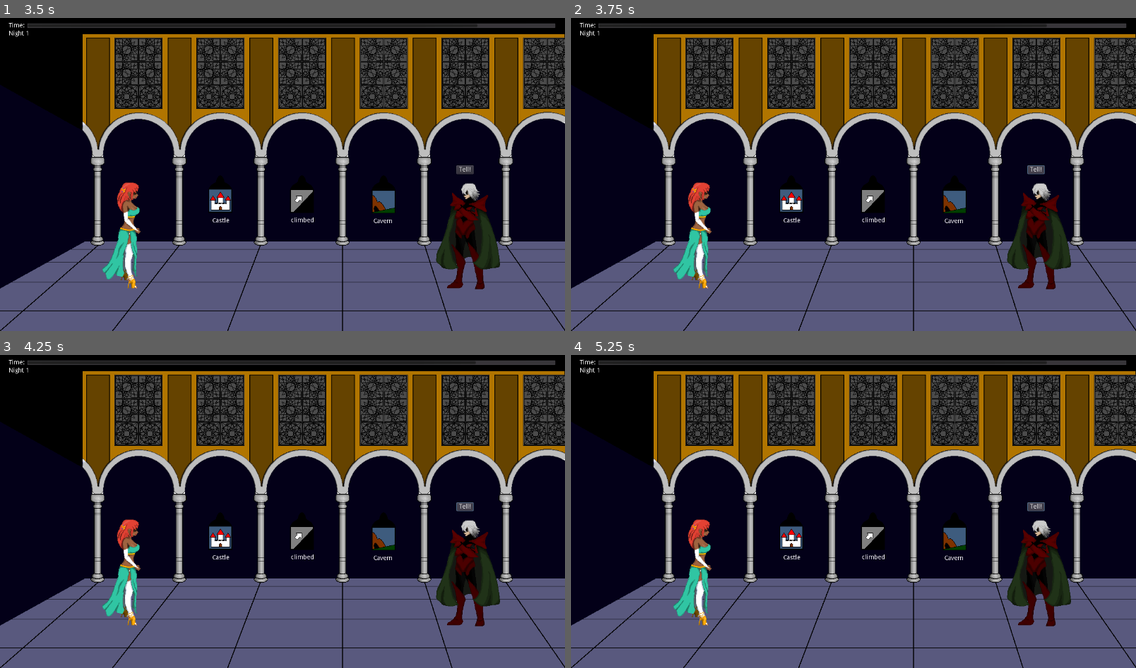
Above: before the commit, frames 1-4 (two rows, left to right).
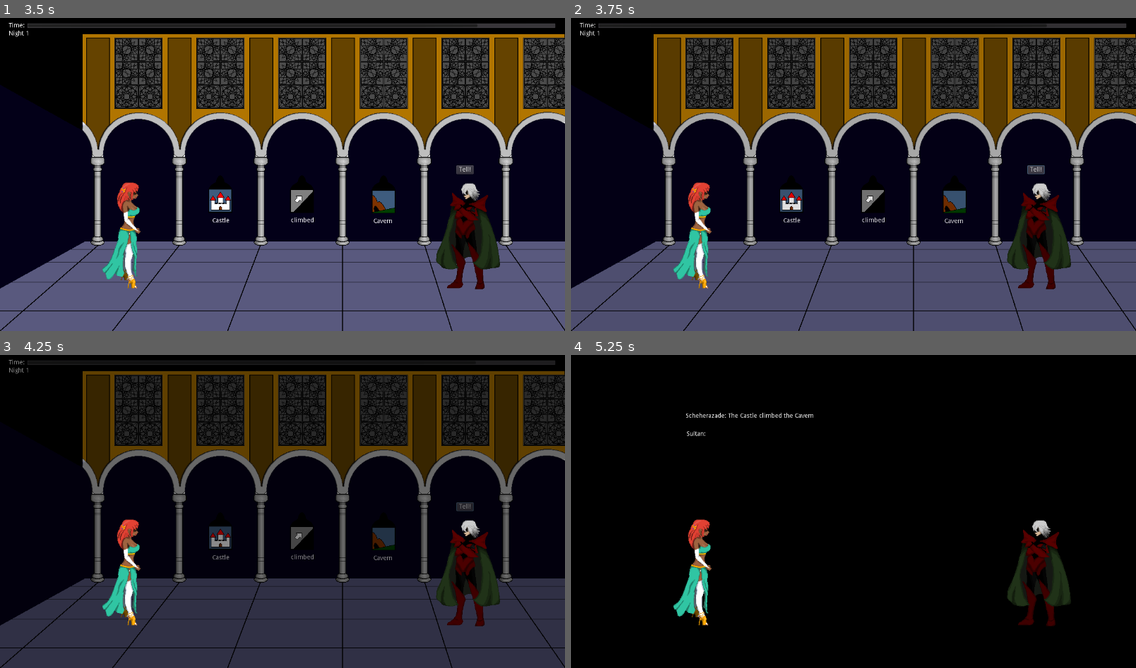
Above: after the commit, the same moments.

Repository: alpacanumerals/LD50
Game: Godot game, scene res://TitleScreen.tscn
Two runs of this game, one before a commit and one after it. Both use one fixed random seed, a clock stepped at 60 frames per second and the inputs below.
Inputs (mouse positions are in pixels of both pictures, inside the frame that each line leads up to):
- Up to frame 1 (3.5 s): click "Start" at 0.5 s; tap Enter at 1.25, 2.75 s; drag from (209, 49) to (220, 199) at 1.27 s; tap Space at 2 s; drag from (231, 49) to (220, 199) at 2.02 s; move the mouse to (209, 74) at 2.77 s; click (209, 74) at 2.92 s
- Up to frame 2 (3.75 s): click "Tell!" at 3.5 s
- Up to frame 3 (4.25 s): no input
- Up to frame 4 (5.25 s): click "Tell!" at 4.25 s; click "Tell!" at 5 s

Frame 1 is identical in both runs. In frame 2, 0.2% of the frame differs, in the area x 1-100%, y 1-66%; in frame 3, 48%; in frame 4, 52%, in the area x 0-100%, y 1-100%.
Error before the commit: Parse Error: Expected an indented block after "if". (res://autoload/storyrules.gd:439)

Commit message:
Update storyrules.gd

Diff:
--- a/autoload/storyrules.gd
+++ b/autoload/storyrules.gd
@@ -432,15 +432,52 @@
     ###SPOKE_WITH?
     ###SPOKE_WITH?
 
+    if (verb is Stole):
+        if object is Sword and subject.handy_now == true:
+            subject.weak_now = false
+        if object is Magic:
+            subject.magical_now = true
+        if subject.huge_now == false and object.huge_now == true:
+            offenses[rules.STOLE_HUGE] = true
+            offense += 2
+        if object is King:
+            offenses[rules.KING_MISFORTUNE] = true
+            offense += 1
+        object.found_now = false
+        return offense
+
+    if (verb is Struck):
+        if subject.huge_now == true and object.huge_now == false and object.animate_now == true:
+            offenses[rules.STRUCK_HUGEDEAD] = true
+            object.dead_now = true
+        if object is King:
+            offenses[rules.KING_MISFORTUNE] = true
+            offense += 1
+        return offense
+
     if (verb is Threw):
-
-
-
-    if (verb is Threw):
-        if subject.weak_now == true:
-
-
-    #TURNED_INTO
+        if object.huge_now == true and subject.huge_now == false:
+            offenses[rules.THREW_HUGE] = true
+            offense += 2
+            return offense
+        elif subject.huge_now == false and subject.handy_now == false:
+            offenses[rules.THREW_NOHANDS] = true
+            offense += 2
+            return offense
+
+        if option_gender == true:
+            if subject.female_now == true and not object is Fox or Cat:
+                offenses[rules.CHAUVANIST_THROW]
+                offense += 1
+        if object is King:
+            offenses[rules.KING_MISFORTUNE] = true
+            offense += 1
+        object.airborne_now = true
+
+    if (verb is Turned_Into):
+        if subject.magical_now == false:
+            offenses[rules.TURN_NOMAGIC] = true
+            offense += 1
 
     ###VISITED?
     ###VISITED?
